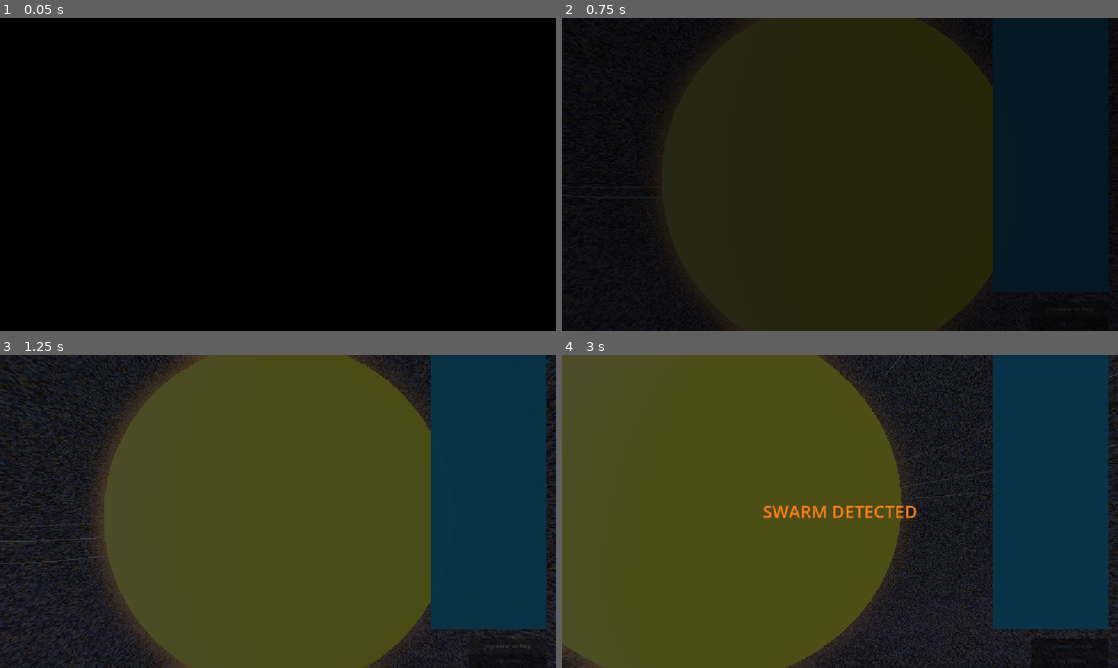
Above: before the commit, frames 1-4 (two rows, left to right).
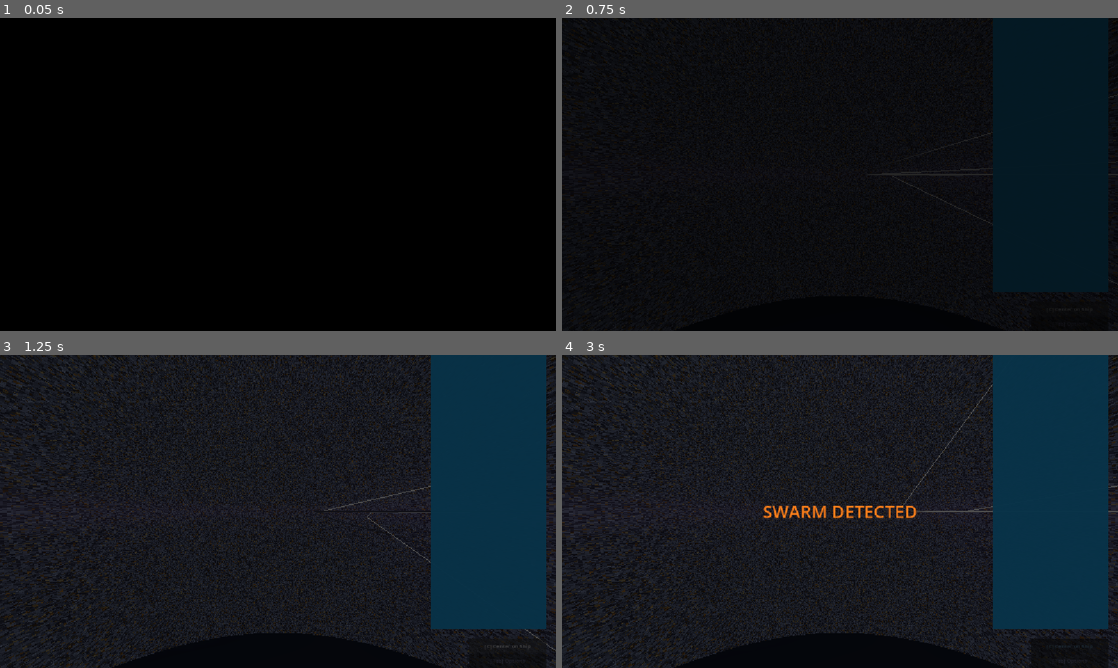
Above: after the commit, the same moments.

Repository: techmore/swarndefense
Game: Godot game, scene res://scenes/core/world.tscn
Two runs of this game, one before a commit and one after it. Both use one fixed random seed, a clock stepped at 60 frames per second and the inputs below. This scene is started directly instead of the project's main scene.
Inputs (mouse positions are in pixels of both pictures, inside the frame that each line leads up to):
- Up to frame 1 (0.05 s): no input
- Up to frame 2 (0.75 s): click "[C] Center on Ship" at 0.5 s
- Up to frame 3 (1.25 s): no input
- Up to frame 4 (3 s): tap Enter at 1.25 s; move the mouse to (962, 495) at 1.27 s; hold D (move_right) 1.28-2 s; hold Space (boost) 1.28-2 s; click (962, 495) at 1.42 s; drag from (728, 527) to (812, 574) at 2.02 s; move the mouse to (895, 442) at 2.77 s; hold D (move_right) from 2.78 s (still down); hold F (interact) from 2.78 s (still down)

Frame 1 is identical in both runs. In frame 2, 36% of the frame differs, in the area x 17-100%, y 0-100%; in frame 3, 58%; in frame 4, 61%, in the area x 0-100%, y 0-100%.

Commit message:
feat: perpendicular system view + cinematic intro camera
Camera now starts in a true top-down perpendicular view of the orbital
plane (-PI/2 + 0.15 tilt for depth), framing the full solar system
with all four orbits visible. Previous default was a 57° oblique that
centered on the sun.

CameraManager changes:
- Default _rotation_v = -1.42 (near top-down), zoom = 1200 (system scale)
- Added set_perpendicular() for clean API
- Added smooth_zoom_to(dist, target, duration) for cinematic pans
- Added smooth_follow_to(target, duration) for ship tracking transitions
- Tweens use EASE_IN_OUT SINE for natural camera motion

Intro sequence:
- Starts at perpendicular system view during 'SWARM DETECTED' text
- Smooth zooms to Earth (1200→80 units) over 2.5s before swarm attack
- Locks camera to ship via smooth_follow_to before launch
- Removed the broken instant-snap follow_target + center_on_ship conflict

World:
- Removed forced zoom_distance = 70 in _spawn_player — intro sequence
  now owns camera framing from start to finish.

Diff:
--- a/swarm-defense/scenes/core/world.gd
+++ b/swarm-defense/scenes/core/world.gd
@@ -179,10 +179,9 @@
 	var ship = preload("res://scenes/ships/player_ship.tscn").instantiate() as Node3D
 	ship.global_position = Vector3(412, 0, 0)
 	$PlayerShips.add_child(ship)
+	# Camera framing is handled by the intro sequence — don't force zoom here.
 	if camera_manager and camera_manager.has_method("follow_target"):
 		camera_manager.follow_target(ship.global_position)
-		camera_manager.zoom_distance = 70.0
-		camera_manager._update_zoom_level()
 	_start_intro(ship)
 
 func _start_intro(ship: Node3D) -> void:
--- a/swarm-defense/scripts/systems/camera_manager.gd
+++ b/swarm-defense/scripts/systems/camera_manager.gd
@@ -5,10 +5,10 @@
 var current_zoom: ZoomLevel = ZoomLevel.SYSTEM
 var _follow_target: Vector3 = Vector3.ZERO
 var _pan_offset: Vector3 = Vector3.ZERO
-var target_position: Vector3 = Vector3.ZERO
-var zoom_distance: float = 1000.0
-var _rotation_h: float = 0.0
-var _rotation_v: float = -1.0
+target_position: Vector3 = Vector3.ZERO
+zoom_distance: float = 1200.0
+_rotation_h: float = 0.0
+_rotation_v: float = -1.42
 
 @export var system_distance: float = 1500.0
 @export var planetary_distance: float = 100.0
@@ -28,6 +28,8 @@
 		_follow_target = ships[0].global_position
 		target_position = _follow_target
 
+# ── Input ──────────────────────────────────────────────
+
 func _input(event: InputEvent) -> void:
 	if event is InputEventMouseMotion and Input.is_mouse_button_pressed(MOUSE_BUTTON_RIGHT):
 		_rotation_h -= event.relative.x * rotate_speed
@@ -45,13 +47,7 @@
 		_pan_offset = Vector3.ZERO
 		target_position = _follow_target
 
-func _update_zoom_level() -> void:
-	if zoom_distance > system_distance * 0.6:
-		current_zoom = ZoomLevel.SYSTEM
-	elif zoom_distance > planetary_distance * 0.6:
-		current_zoom = ZoomLevel.PLANETARY
-	else:
-		current_zoom = ZoomLevel.SURFACE
+# ── Frame update ────────────────────────────────────────
 
 func _physics_process(delta: float) -> void:
 	_follow_target = _find_ship()
@@ -65,6 +61,8 @@
 	var desired_pos = target_position + offset
 	global_position = global_position.lerp(desired_pos, delta * follow_smoothing)
 	look_at(target_position)
+
+# ── Pan handling ────────────────────────────────────────
 
 func _handle_pan(delta: float) -> void:
 	var mouse_captured = Input.get_mouse_mode() == Input.MOUSE_MODE_CAPTURED
@@ -103,11 +101,15 @@
 			_pan_offset = Vector3.ZERO
 		target_position = _follow_target + _pan_offset
 
+# ── Ship tracking ────────────────────────────────────────
+
 func _find_ship() -> Vector3:
 	var ships = get_tree().get_nodes_in_group("player_ship")
 	if ships.size() > 0:
 		return ships[0].global_position
 	return _follow_target
+
+# ── Public helpers ──────────────────────────────────────
 
 func center_on_ship() -> void:
 	_pan_offset = Vector3.ZERO
@@ -116,6 +118,38 @@
 func follow_target(new_target: Vector3) -> void:
 	_follow_target = new_target
 	target_position = _follow_target + _pan_offset
+
+## Snap camera to a true perpendicular (top-down) view of the orbital plane.
+func set_perpendicular() -> void:
+	_rotation_v = -PI / 2.0 + 0.15  # nearly straight down, slight tilt for depth
+	_rotation_h = 0.0
+
+## Smoothly tween zoom_distance and follow target over time.
+func smooth_zoom_to(distance: float, target: Vector3, duration: float = 2.0) -> void:
+	var tw = create_tween()
+	tw.set_parallel(true)
+	tw.tween_method(_set_zoom_distance, zoom_distance, distance, duration).set_ease(Tween.EASE_IN_OUT).set_trans(Tween.TRANS_SINE)
+	_follow_target = target
+	tw.tween_property(self, "target_position", target, duration).set_ease(Tween.EASE_IN_OUT).set_trans(Tween.TRANS_SINE)
+	tw.chain().callback(_update_zoom_level)
+
+## Smoothly pan follow target without changing zoom.
+func smooth_follow_to(target: Vector3, duration: float = 1.5) -> void:
+	_follow_target = target
+	var tw = create_tween()
+	tw.tween_property(self, "target_position", target, duration).set_ease(Tween.EASE_IN_OUT).set_trans(Tween.TRANS_SINE)
+
+func _set_zoom_distance(val: float) -> void:
+	zoom_distance = val
+	_update_zoom_level()
+
+func _update_zoom_level() -> void:
+	if zoom_distance > system_distance * 0.6:
+		current_zoom = ZoomLevel.SYSTEM
+	elif zoom_distance > planetary_distance * 0.6:
+		current_zoom = ZoomLevel.PLANETARY
+	else:
+		current_zoom = ZoomLevel.SURFACE
 
 func focus_on_planet(planet_position: Vector3, zoom: ZoomLevel = ZoomLevel.PLANETARY) -> void:
 	_follow_target = planet_position
--- a/swarm-defense/scripts/systems/intro_sequence.gd
+++ b/swarm-defense/scripts/systems/intro_sequence.gd
@@ -6,6 +6,7 @@
 var _obj_tracker = null
 var _ship = null
 var _launchpad = null
+var _cam: Camera3D = null
 
 func begin(world: Node3D, ship: Node3D) -> void:
 	_ship = ship
@@ -16,13 +17,21 @@
 	_ship.global_position = _launchpad.global_position + Vector3.UP * 6.0
 
 	_set_ship_locked(true)
-	_zoom_camera_for_intro()
+	_cam = get_viewport().get_camera_3d()
 
 	_run_sequence()
 
 func _run_sequence() -> void:
+	# Ensure perpendicular view at system scale
+	if _cam and _cam.has_method("set_perpendicular"):
+		_cam.set_perpendicular()
+
+	# Phase 1: text over the full solar system view
 	await _overlay.play_intro()
-	await _wait(0.5)
+
+	# Phase 2: zoom toward Earth while swarm approaches
+	_zoom_to_earth(2.5)
+	await _wait(1.0)
 
 	_spawn_scripted_swarm()
 	await _overlay.play_swarm_engaged()
@@ -37,10 +46,37 @@
 	_set_ship_locked(false)
 	await _overlay.play_outro()
 
+	# Lock camera to ship before launch
+	if _cam and _cam.has_method("center_on_ship"):
+		_follow_ship()
+
 	_animate_ship_launch()
 	await _wait(2.0)
 	_cleanup()
 	intro_finished.emit()
+
+# ── Camera helpers ───────────────────────────────────────
+
+func _zoom_to_earth(duration: float) -> void:
+	if not _cam:
+		return
+	var earth_pos = _find_earth_position()
+	var look_pos = earth_pos + Vector3(0, 15, 0)
+	if _cam.has_method("smooth_zoom_to"):
+		_cam.smooth_zoom_to(80.0, look_pos, duration)
+	elif _cam.has_method("follow_target"):
+		_cam.follow_target(look_pos)
+		_cam.set("zoom_distance", 80.0)
+
+func _follow_ship() -> void:
+	if not _cam or not is_instance_valid(_ship):
+		return
+	if _cam.has_method("smooth_follow_to"):
+		_cam.smooth_follow_to(_ship.global_position, 1.0)
+	elif _cam.has_method("follow_target"):
+		_cam.follow_target(_ship.global_position)
+
+# ── Launchpad ───────────────────────────────────────────
 
 func _spawn_launchpad(world: Node3D) -> void:
 	_launchpad = Node3D.new()
@@ -91,20 +127,19 @@
 		return earth.global_position
 	return Vector3(400, 0, 0)
 
+# ── Ship control ────────────────────────────────────────
+
 func _set_ship_locked(locked: bool) -> void:
 	if _ship and _ship.has_method("set_intro_locked"):
 		_ship.set_intro_locked(locked)
 
-func _zoom_camera_for_intro() -> void:
-	var cam = get_viewport().get_camera_3d()
-	if cam and cam.has_method("follow_target"):
-		var earth_pos = _find_earth_position()
-		var look_pos = earth_pos + Vector3(0, 15, 0)
-		cam.follow_target(look_pos)
-		cam.set("zoom_distance", 40.0)
-		cam.set("current_zoom", 2)
-		if cam.has_method("center_on_ship"):
-			cam.center_on_ship()
+func _animate_ship_launch() -> void:
+	if not is_instance_valid(_ship):
+		return
+	if _ship.has_method("apply_launch_impulse"):
+		_ship.apply_launch_impulse()
+
+# ── Scripted swarm ──────────────────────────────────────
 
 func _spawn_scripted_swarm() -> void:
 	var player_pos = _ship.global_position if _ship else Vector3.ZERO
@@ -166,6 +201,8 @@
 	if is_instance_valid(flash):
 		flash.queue_free()
 
+# ── Objectives ──────────────────────────────────────────
+
 func _setup_objectives() -> void:
 	_obj_tracker = preload("res://scenes/ui/objective_tracker.tscn").instantiate()
 	get_tree().current_scene.add_child(_obj_tracker)
@@ -194,14 +231,11 @@
 	if rtype == "metal" and _obj_tracker:
 		_obj_tracker.update_objective("deposit_metal", amount)
 
-func _animate_ship_launch() -> void:
-	if not is_instance_valid(_ship):
-		return
-	if _ship.has_method("apply_launch_impulse"):
-		_ship.apply_launch_impulse()
+# ── Cleanup ──────────────────────────────────────────────
 
 func _cleanup() -> void:
-	_overlay.queue_free()
+	if _overlay and is_instance_valid(_overlay):
+		_overlay.queue_free()
 	if is_instance_valid(_launchpad):
 		_launchpad.queue_free()
 
